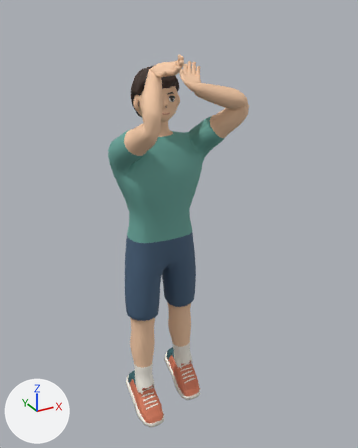
An edit to the glTF model 籃球遊戲/public/models/athlete_game.glb, drawn before and after from the same camera.
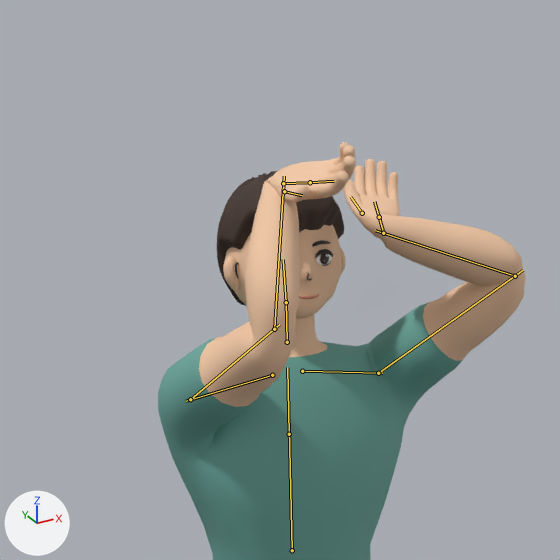
There are two pictures of each version: one whole from a 50 mm camera at (-0.968, -1.949, 2.059) aimed at (0.077, -0.048, 1.108), one close up on the part from 13% to 73% of the width and 0% to 48% of the height. Lighting does not change. The marker at lower left points along +X, +Y and +Z. The last two pictures show the newer version. Both versions are drawn at frame 20 of the action 'Shoot'; the numbers are the values there. The bones that change, and the others that lie on the model, are drawn over the model as lines in the close-ups.

Objects in the first close-up: 'Athlete'.
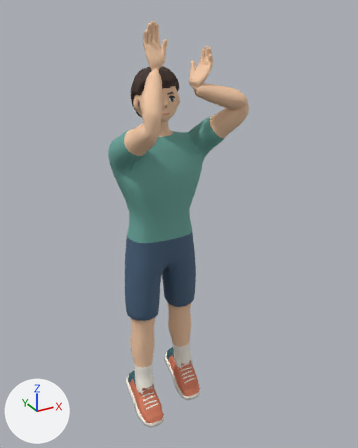
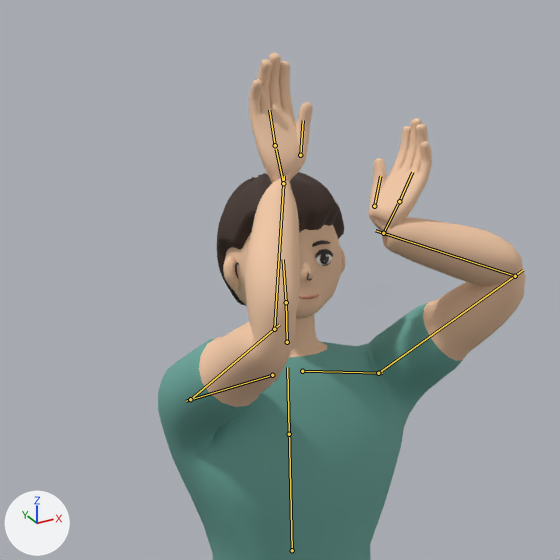
Commit message: fix(apps): 籃球遊戲 Shoot 出手後手腕不再大翻轉

Pixel boxes (x1, y1, x2, y2) of what changed, in the close-ups (560 x 560 px):
```json
{"object": "Athlete", "change": "posed", "before": [158, 142, 526, 560], "after": [158, 53, 526, 560]}
{"bone": "hand.L", "before": "(383, 233) to (379, 218)", "after": "(383, 233) to (398, 204)"}
{"bone": "hand.R", "before": "(283, 183) to (308, 182)", "after": "(283, 183) to (276, 149)"}
```

Scene script edits in JSON lines:
```json
{"block": "bone_hand_l", "where": "bone_hand_l = bpy.data.objects['AthleteRig'].pose.bones['hand.L']  # child of 'forearm.L'"}
{"op": "set", "path": "bone_hand_l.rotation_quaternion", "old": "(0.52, -0.335, -0.435, 0.654)", "new": "(0.039, -0.411, -0.585, 0.698)", "note": "degrees (-67, -1, 103) -> degrees (-92, 32, 141)"}
{"block": "bone_hand_r", "where": "bone_hand_r = bpy.data.objects['AthleteRig'].pose.bones['hand.R']  # child of 'forearm.R'"}
{"op": "set", "path": "bone_hand_r.rotation_quaternion", "old": "(0.528, 0.519, 0.202, 0.641)", "new": "(0.462, -0.213, 0.861, -0.003)", "note": "degrees (65, -27, 84) -> degrees (19, 127, 37)"}
```
